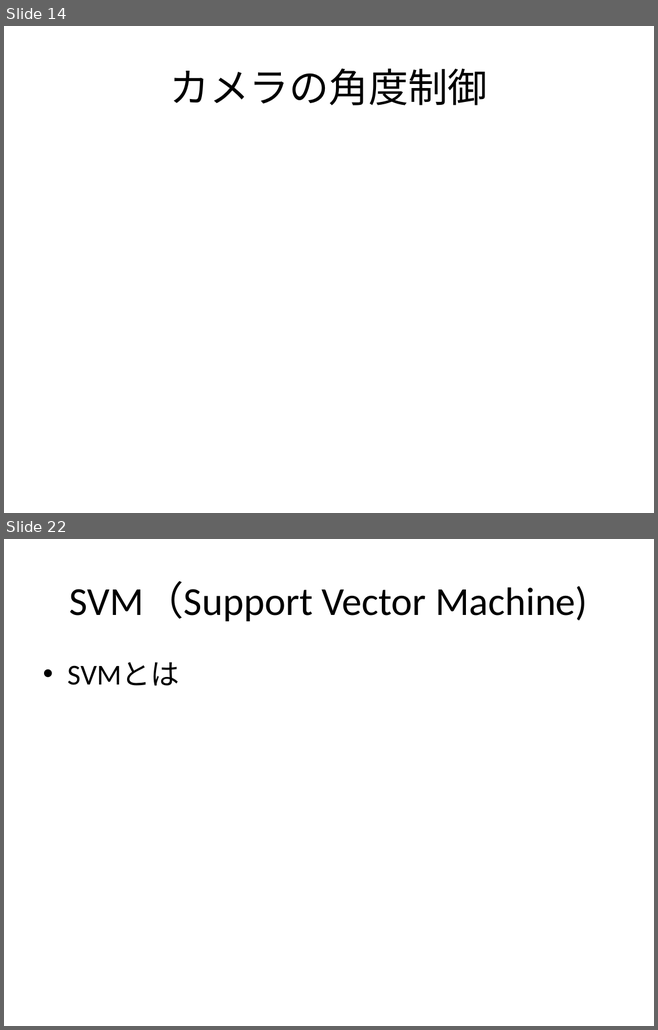
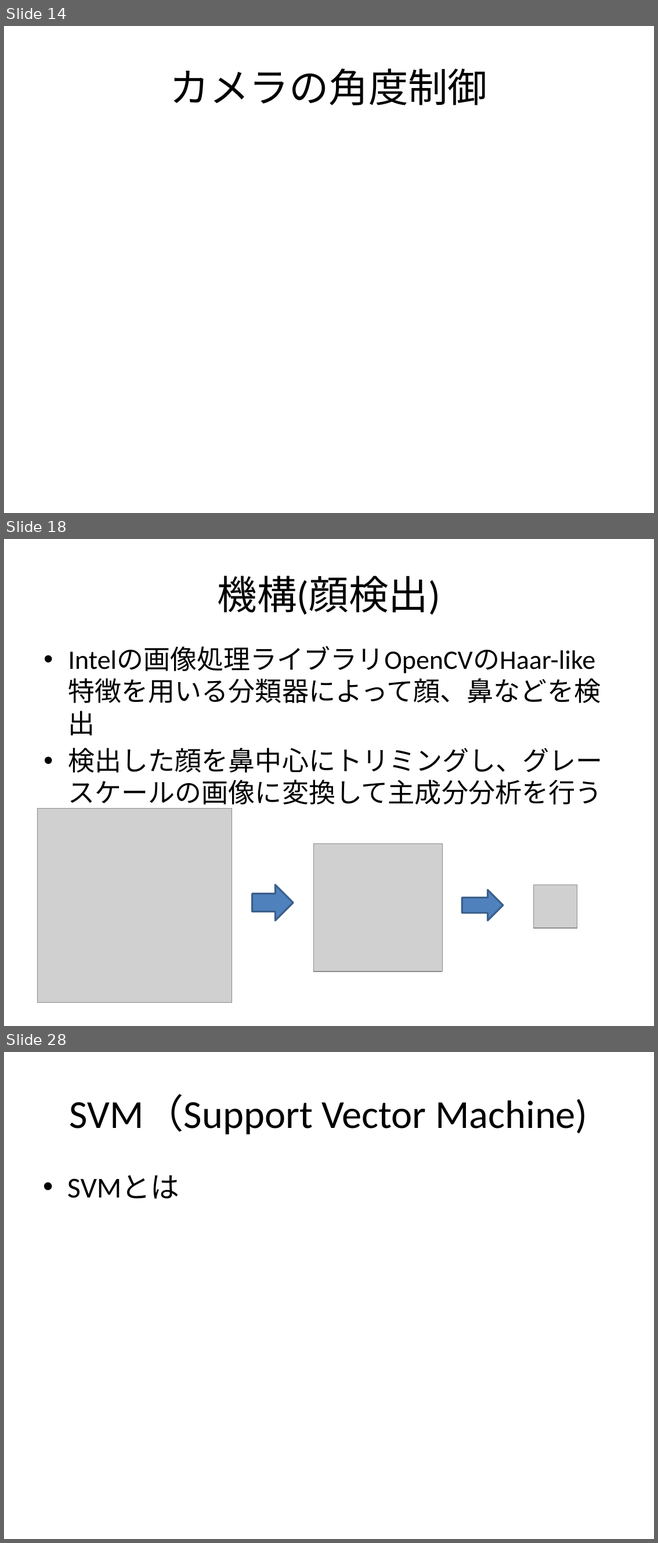
Before and after one commit to Shell-Wataru/AutoRecognition, a slide deck: motor/slideUshimaru.pptx. Shown one above the other, each under a label of ours: slides 14 and 22 before the commit, slides 14, 18 and 28 after it; the slides between them are not shown. The pictures are 658x1030 and 658x1543 pixels, drawn with LibreOffice and Linux fonts; fonts in the diff are those of the drawing; grey boxes stand for pictures. Boxes give left, top, right and bottom in pixels: in the first picture for what was removed or moved away, otherwise in the second. Text is boxed around its words. In the diff, an @@ line names an element or a change of style, - is before the commit and + after.

```diff
--- a/motor/slideUshimaru.pptx
+++ b/motor/slideUshimaru.pptx
@@ slide 18 added at [4, 539, 654, 1026], background #FFFFFF @@
@@ title added at [217, 576, 440, 615], 44 pt, text #000000 @@
+機構(顔検出)
@@ text added at [68, 647, 603, 809], 29.6 pt, text #000000 @@
+• Intelの画像処理ライブラリOpenCVのHaar-like特徴を用いる分類器によって顔、鼻などを検出
+• 検出した顔を鼻中心にトリミングし、グレースケールの画像に変換して主成分分析を行う
@@ picture added at [37, 808, 231, 1002] @@
@@ picture added at [313, 843, 441, 972] @@
@@ picture added at [313, 843, 442, 971] @@
@@ right arrow added at [252, 885, 293, 920], fill #4F81BD, outline #3A5F8C 2 pt @@
@@ picture added at [534, 885, 577, 928] @@
@@ right arrow added at [462, 890, 503, 920], fill #4F81BD, outline #3A5F8C 2 pt @@
@@ what was slide 22 is now slide 28 @@
```
Also in this commit, not shown: 5 other slides added.
